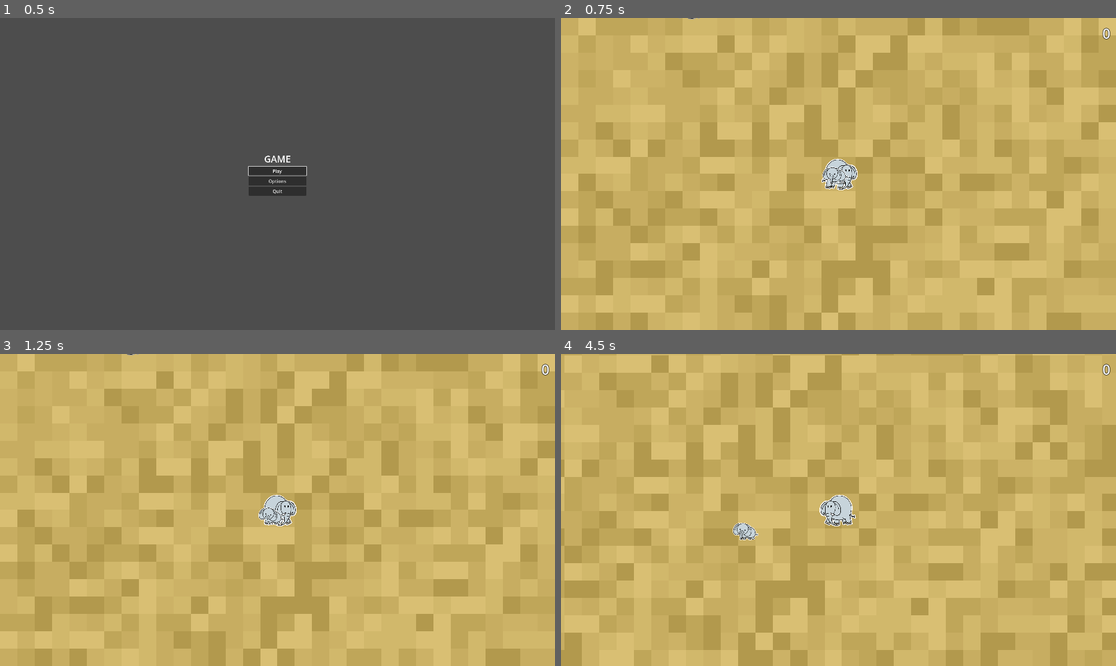
Above: before the commit, frames 1-4 (two rows, left to right).
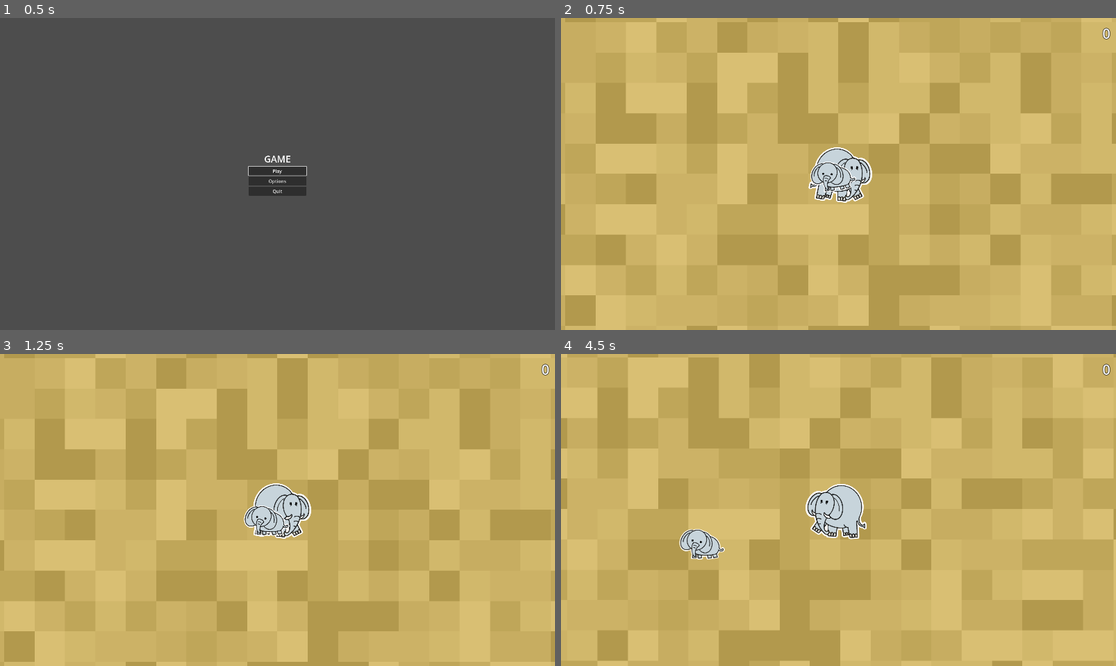
Above: after the commit, the same moments.

Repository: kevinpliang/micro-jam-47
Game: Godot game, scene res://game/Main.tscn
The game is run twice, just before and just after one commit, with the same random seed, the same clock (stepped at 60 frames per second) and the same inputs.
Inputs (mouse positions are in pixels of both pictures, inside the frame that each line leads up to):
- Up to frame 1 (0.5 s): no input
- Up to frame 2 (0.75 s): click "Play" at 0.5 s
- Up to frame 3 (1.25 s): no input
- Up to frame 4 (4.5 s): move the mouse to (960, 494) at 1.27 s; hold D (right) 1.28-2.03 s; click (960, 494) at 1.42 s; move the mouse to (727, 525) at 2.02 s; hold S (down) 2.03-2.78 s; move the mouse to (894, 441) at 2.77 s; hold D (right) 2.78-3.53 s; move the mouse to (810, 572) at 3.52 s; hold W (up) 3.53-4.28 s; click (810, 572) at 3.67 s; move the mouse to (1005, 556) at 4.27 s; hold A (left) from 4.28 s (still down)

Frame 1 is identical in both runs. In frame 2, 23% of the frame differs, in the area x 0-100%, y 0-100%; in frame 3, 23%; in frame 4, 26%.

Commit message:
Add basic lion sprite

Diff:
--- a/characters/BabyElephant.tscn
+++ b/characters/BabyElephant.tscn
@@ -41,7 +41,6 @@
 size = Vector2(75, 60)
 
 [node name="BabyElephant" type="CharacterBody2D" groups=["baby_elephant", "friendly"]]
-collision_layer = 1
 collision_mask = 0
 script = ExtResource("1_baby")
 
--- a/characters/Lion.gd
+++ b/characters/Lion.gd
@@ -14,3 +14,15 @@
 		var direction = (baby_elephant.position - position).normalized()
 		velocity = direction * speed
 		move_and_slide()
+		_change_sprite()
+
+func _change_sprite():
+	if velocity.x < 0:
+		$Body.flip_h = true
+	elif velocity.x > 0:
+		$Body.flip_h = false
+
+	#if velocity != Vector2.ZERO:
+		#$Body.play("run")
+	#else:
+		#$Body.play("idle")
--- a/characters/Lion.tscn
+++ b/characters/Lion.tscn
@@ -1,6 +1,18 @@
-[gd_scene load_steps=4 format=3 uid="uid://dvn8rqtnwi647"]
+[gd_scene load_steps=6 format=3 uid="uid://dvn8rqtnwi647"]
 
 [ext_resource type="Script" uid="uid://g1i2guqas66r" path="res://characters/Lion.gd" id="1_lion"]
+[ext_resource type="Texture2D" uid="uid://dwuqwgxw6o2xk" path="res://characters/assets/Lion/LionRun.png" id="2_fvjyx"]
+
+[sub_resource type="SpriteFrames" id="SpriteFrames_lk2mo"]
+animations = [{
+"frames": [{
+"duration": 1.0,
+"texture": ExtResource("2_fvjyx")
+}],
+"loop": true,
+"name": &"run",
+"speed": 5.0
+}]
 
 [sub_resource type="RectangleShape2D" id="RectangleShape2D_lion"]
 size = Vector2(68, 48)
@@ -11,12 +23,11 @@
 [node name="Lion" type="CharacterBody2D" groups=["lion"]]
 script = ExtResource("1_lion")
 
-[node name="Body" type="ColorRect" parent="."]
-offset_left = -35.0
-offset_top = -25.0
-offset_right = 35.0
-offset_bottom = 25.0
-color = Color(0.9, 0.6, 0.2, 1)
+[node name="Body" type="AnimatedSprite2D" parent="."]
+position = Vector2(-14, -12)
+scale = Vector2(0.6, 0.6)
+sprite_frames = SubResource("SpriteFrames_lk2mo")
+animation = &"run"
 
 [node name="CollisionShape2D" type="CollisionShape2D" parent="."]
 shape = SubResource("RectangleShape2D_lion")
--- a/characters/PlayerElephant.tscn
+++ b/characters/PlayerElephant.tscn
@@ -41,7 +41,6 @@
 size = Vector2(120, 90)
 
 [node name="PlayerElephant" type="CharacterBody2D" groups=["friendly"]]
-collision_layer = 1
 collision_mask = 0
 script = ExtResource("1_player")
 
@@ -60,4 +59,4 @@
 shape = SubResource("RectangleShape2D_0scie")
 
 [node name="Camera2D" type="Camera2D" parent="."]
-zoom = Vector2(0.4, 0.4)
+zoom = Vector2(0.7, 0.7)
--- a/environment/Level.tscn
+++ b/environment/Level.tscn
@@ -49,7 +49,7 @@
 grow_vertical = 2
 
 [node name="CenterContainer" type="CenterContainer" parent="GameOverUI/Panel"]
-anchors_preset = 15
+layout_mode = 0
 anchor_right = 1.0
 anchor_bottom = 1.0
 grow_horizontal = 2
Binary file added: characters/assets/Lion/LionRun.png
Not shown, added: characters/assets/Lion/LionRun.png.import
Not shown: 1 places in environment/Level.tscn that only renumber resources
